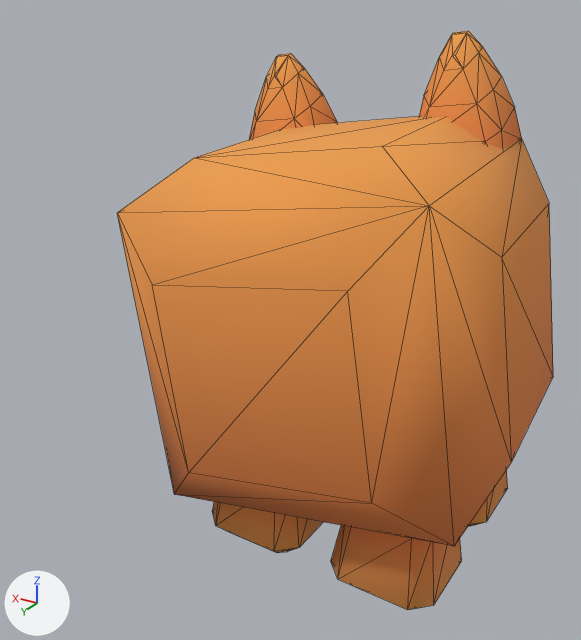
What one commit did to the glTF model assets/scene/Models/Dog01/Dog01.glb.
One viewpoint serves both versions: a 50 mm lens placed at (-1.07, 2.33, 1.92), pointed at (0.17, 0.27, 0.89). Arrows for +X, +Y and +Z are at lower left; the lights stay in place. The picture after the commit comes second. Mesh edges are drawn as thin lines. Where no turn or scale is listed for an object, it has been applied to the vertices. Vertices at exactly the same position are counted once.

In view in the first picture: 'body'.
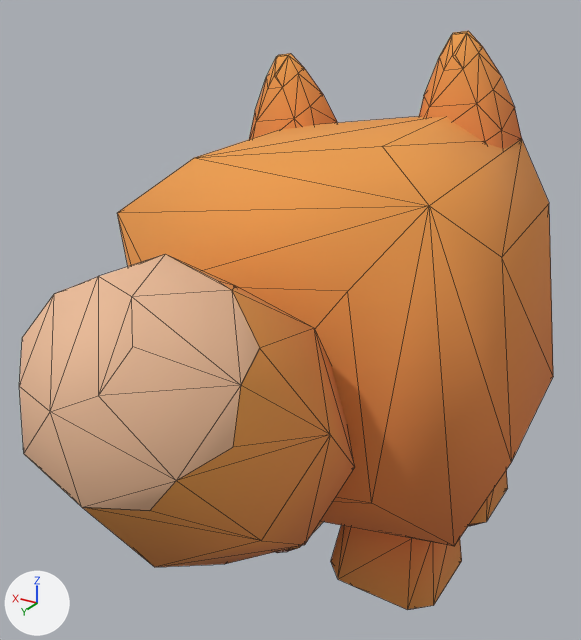
Boxes [x1, y1, x2, y2] around the edits, measured in the pictures (581 x 640 px):
'body', reshaped (22% wider): before [117, 31, 553, 610]; after [19, 31, 553, 610]
part 1 of me_body, added (brown): after [82, 258, 355, 567]
part 2 of me_body, added (beige): after [19, 254, 259, 511]

Patch to the scene script:
```diff
--- a/assets/scene/Models/Dog01/Dog01.glb.py
+++ b/assets/scene/Models/Dog01/Dog01.glb.py
@@ me_body @@
 # used by ob_body; location = (0.0, 0.0, 0.208)
-me_body.from_pydata(...)  # 282 vertices, 474 faces; spans x -0.59..0.77, y -0.93..0.65, z -0.19..1.54
+me_body.from_pydata(...)  # 346 vertices, 566 faces; spans x -0.59..0.77, y -0.93..1.38, z -0.19..1.54
+# me_body part 1: a new loose piece of 40 vertices spanning x -0.32..0.41, y 0.47..1.36, z 0.23..1.11, in mat_colormap (picture img_colormap)
+# me_body part 2: a new loose piece of 24 vertices spanning x -0.23..0.36, y 0.9..1.38, z 0.64..1.13, in mat_colormap (picture img_colormap)
 me_body.materials.append(mat_colormap)
```
